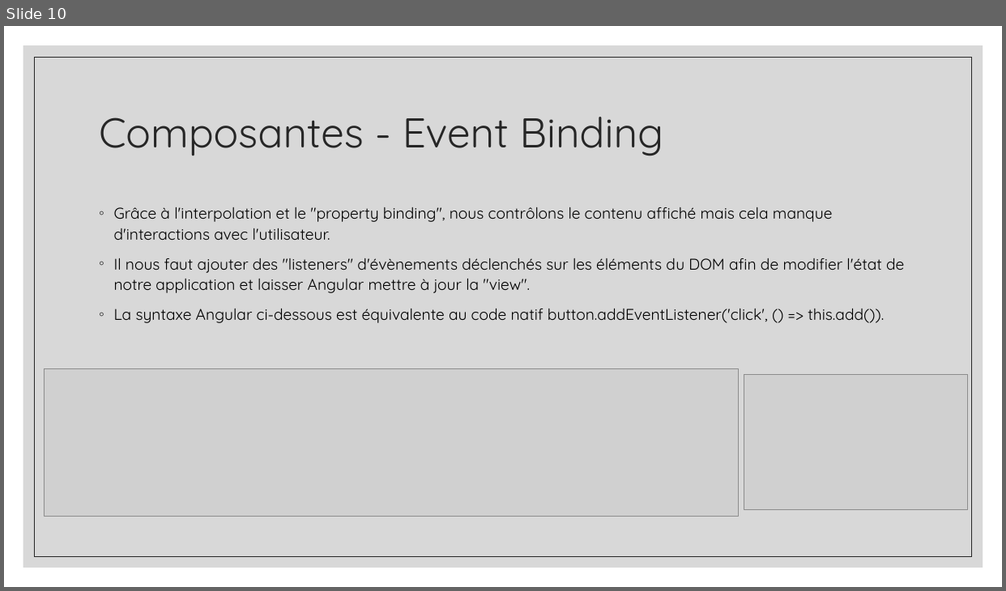
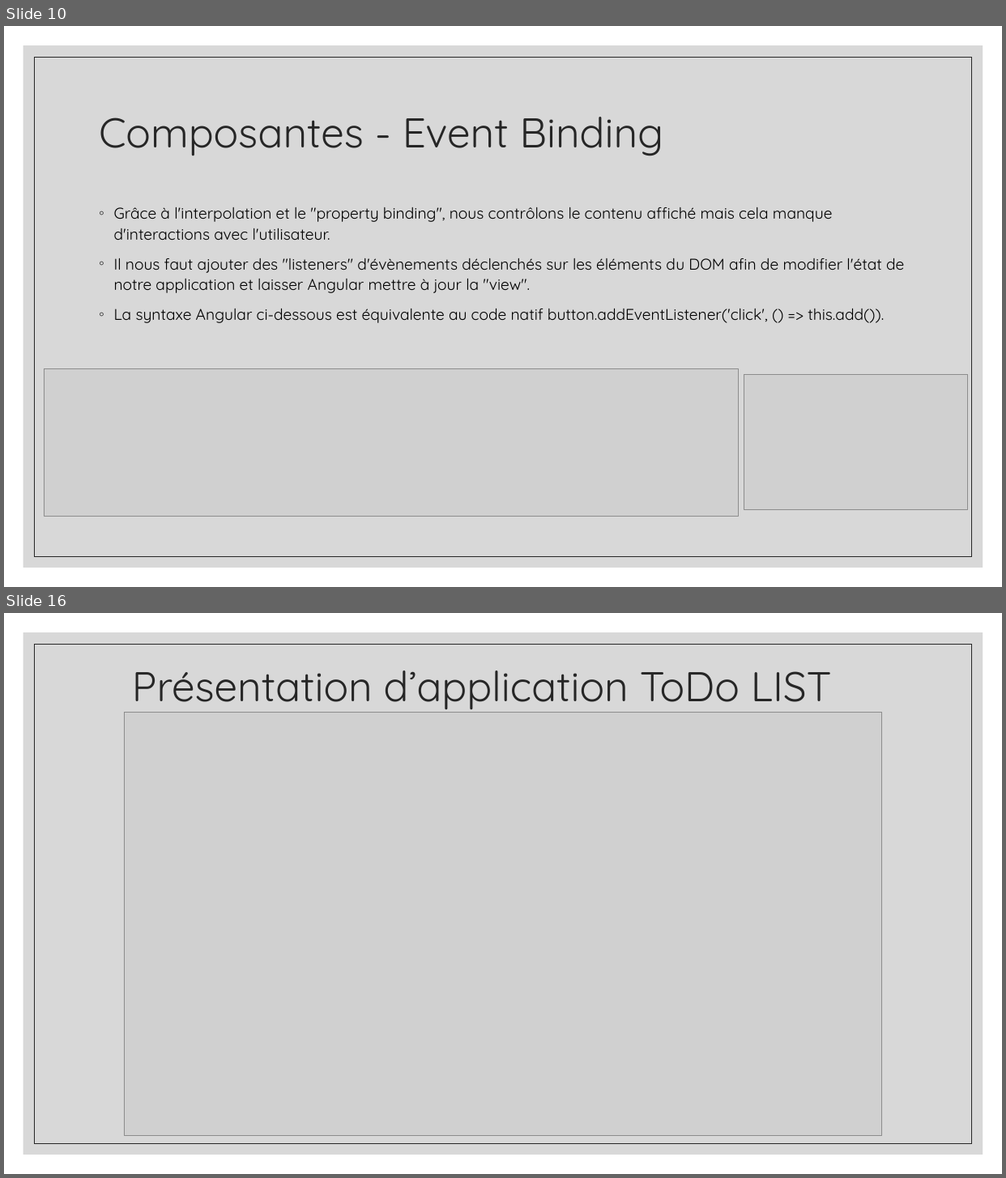
Before and after one commit to ayoubelabassi/todolist, a slide deck: task/ANGULAR.pptx. Shown one above the other, each under a label of ours: slide 10 before the commit, slides 10 and 16 after it; the slides between them are not shown. The pictures are 1006x591 and 1006x1178 pixels, drawn with LibreOffice and Linux fonts; fonts in the diff are those of the drawing; grey boxes stand for pictures. Boxes give left, top, right and bottom in pixels: in the first picture for what was removed or moved away, otherwise in the second. Text is boxed around its words. In the diff, an @@ line names an element or a change of style, - is before the commit and + after.

```diff
--- a/task/ANGULAR.pptx
+++ b/task/ANGULAR.pptx
@@ slide 16 added at bbox=[4, 613, 1002, 1174], background #FFFFFF; not listed: 2 template elements that a slide beside it also shows @@
@@ title added at bbox=[132, 671, 832, 709], 40 pt, text #262626 @@
+Présentation d’application ToDo LIST
@@ picture added at bbox=[125, 712, 881, 1136] @@
```
Also in this commit, not shown: 1 slide changed, 6 other slides added, 1 slide removed, 1 other file.
